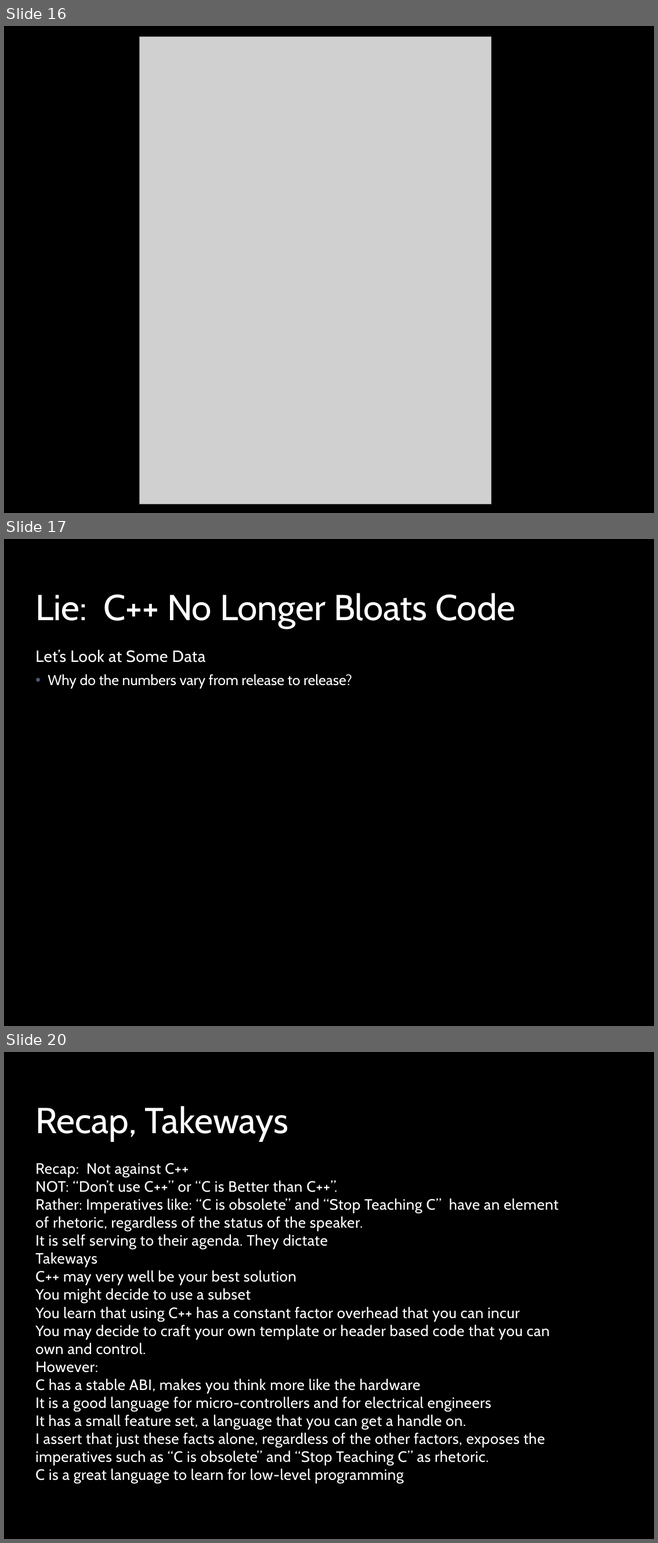
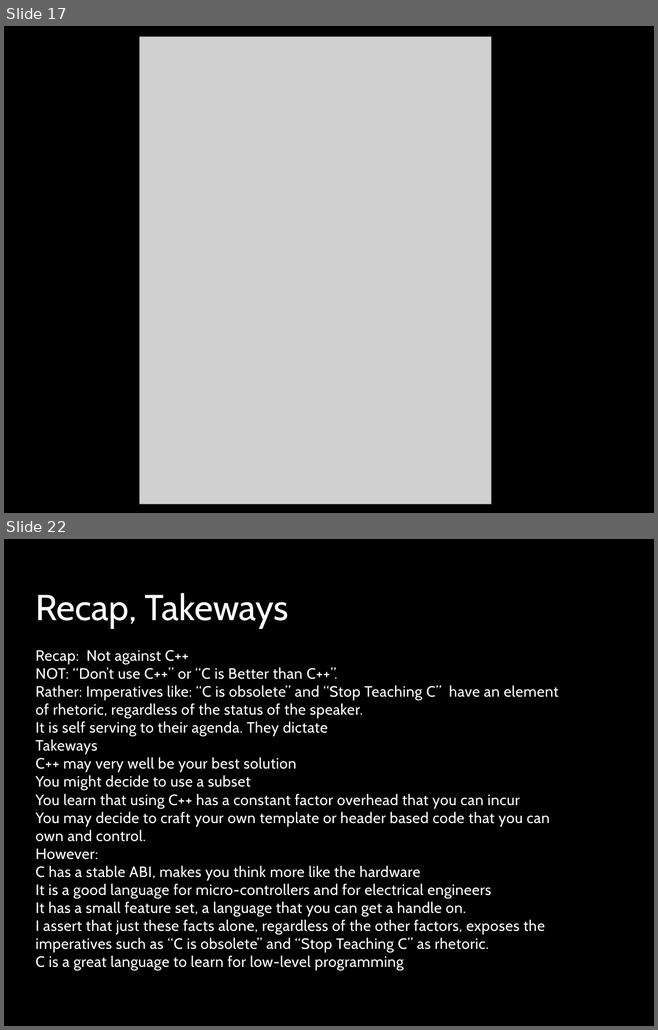
Before and after one commit to stevemac321/whyc, a slide deck: whyc.pptx. Shown one above the other, each under a label of ours: slides 16, 17 and 20 before the commit, slides 17 and 22 after it; the slides between them are not shown. The pictures are 658x1543 and 658x1030 pixels, drawn with LibreOffice and Linux fonts; fonts in the diff are those of the drawing; grey boxes stand for pictures; background and template pictures are left out. Boxes give left, top, right and bottom in pixels: in the first picture for what was removed or moved away, otherwise in the second. Text is boxed around its words. In the diff, an @@ line names an element or a change of style, - is before the commit and + after.

```diff
--- a/whyc.pptx
+++ b/whyc.pptx
@@ slide 17 removed at bbox=[4, 539, 654, 1026], background picture (left out); not listed: 1 template element that a slide beside it also shows @@
@@ title removed at bbox=[35, 593, 515, 629] @@
-Lie: C++ No Longer Bloats Code
@@ text removed at bbox=[35, 650, 352, 689] @@
-Let’s Look at Some Data
-  • Why do the numbers vary from release to release?
@@ what was slide 16 is now slide 17 @@
@@ what was slide 20 is now slide 22 @@
```
Also in this commit, not shown: 7 slides changed, 4 slides added, 1 other slide removed.
